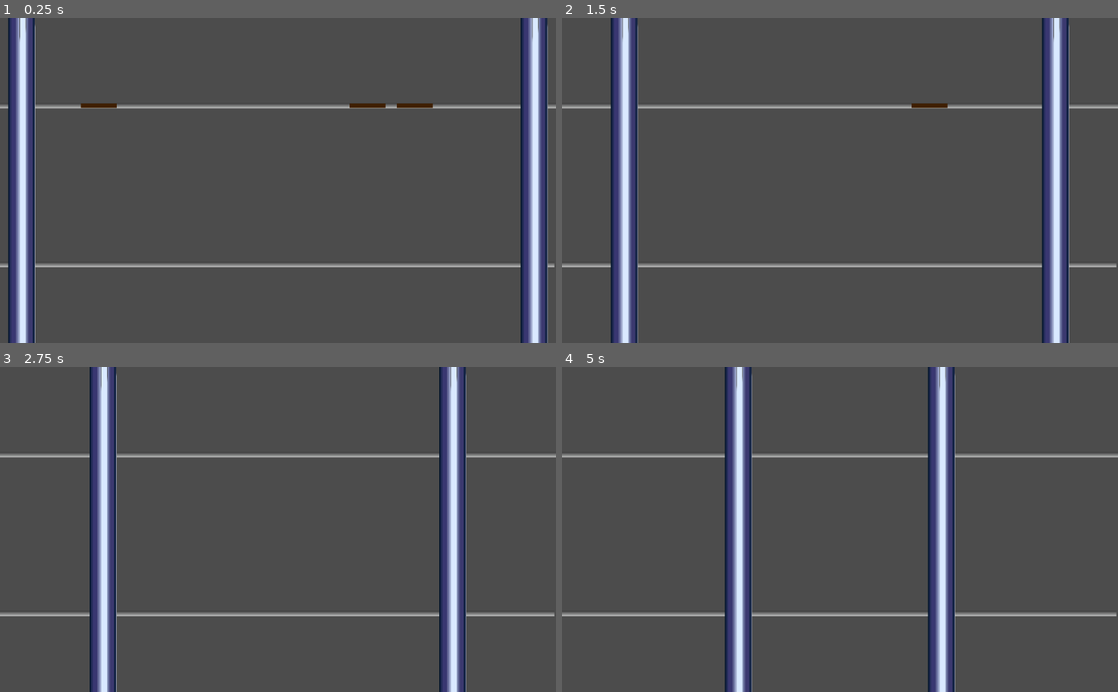
Above: before the commit, frames 1-4 (two rows, left to right).
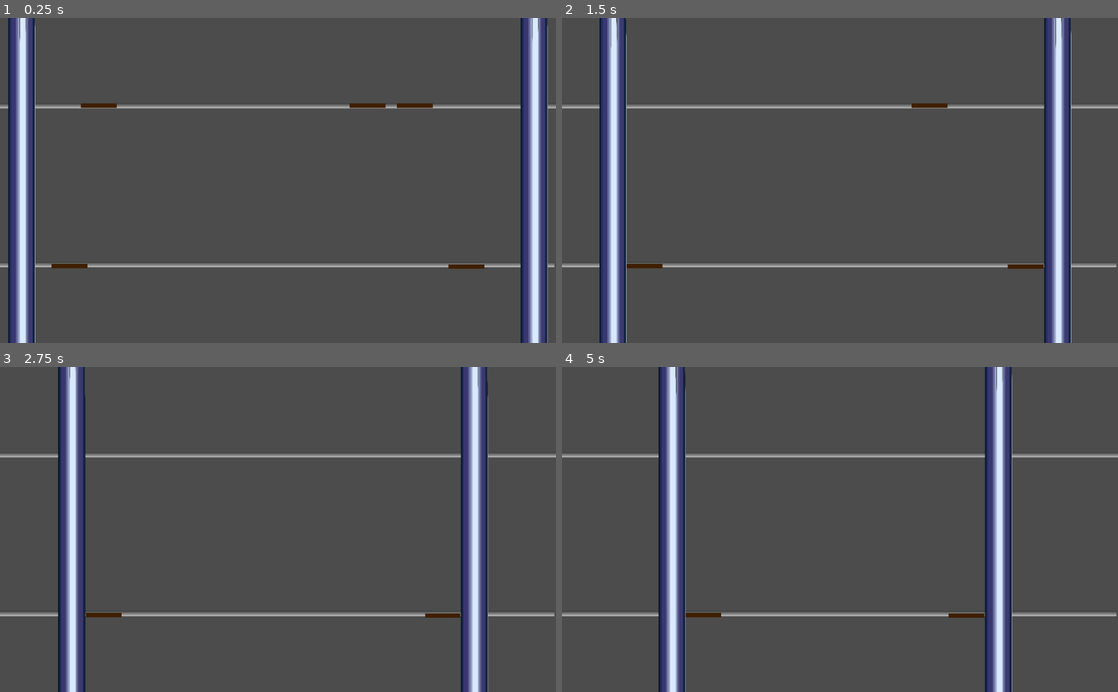
Above: after the commit, the same moments.

Repository: hgcummings/garbage-crusher
Game: Godot game, scene res://Main.tscn
The game is run twice, just before and just after one commit, with the same random seed, the same clock (stepped at 60 frames per second) and the same inputs. The engine's default icon, where the game draws it, is replaced by a stand-in: a white triangle on a blue panel in a dark square.
Inputs (mouse positions are in pixels of both pictures, inside the frame that each line leads up to):
- Up to frame 1 (0.25 s): no input
- Up to frame 2 (1.5 s): move the mouse to (662, 105) at 0.52 s; hold D 0.53-1.28 s; click (662, 105) at 0.67 s; move the mouse to (979, 105) at 1.27 s; hold S from 1.28 s (still down); click (979, 105) at 1.42 s
- Up to frame 3 (2.75 s): move the mouse to (366, 454) at 2.02 s; release S at 2.03 s; hold D from 2.03 s (still down); click (366, 454) at 2.17 s
- Up to frame 4 (5 s): move the mouse to (812, 594) at 2.77 s; release D at 2.78 s; hold W 2.78-3.53 s; click (812, 594) at 2.92 s; move the mouse to (1006, 578) at 3.52 s; hold A from 3.53 s (still down); move the mouse to (673, 480) at 4.27 s

The runs differ from the first frame. In frame 1, 0.2% of the frame differs, in the area x 9-88%, y 75-78%; in frame 2, 11%; in frame 3, 19%; in frame 4, 20%, in the area x 17-81%, y 0-100%.

Commit message:
Bug fix: sticks should only move when being pushed

Diff:
--- a/Main.tscn
+++ b/Main.tscn
@@ -32,3 +32,9 @@
 
 [node name="Stick3" parent="." instance=ExtResource( 4 )]
 position = Vector2( 677, 162 )
+
+[node name="Stick4" parent="." instance=ExtResource( 4 )]
+position = Vector2( 128, 458 )
+
+[node name="Stick5" parent="." instance=ExtResource( 4 )]
+position = Vector2( 859, 459 )
--- a/Stick.gd
+++ b/Stick.gd
@@ -1,21 +1,23 @@
 extends KinematicBody2D
 
 
-# Declare member variables here. Examples:
-# var a = 2
-# var b = "text"
-
 var velocity = Vector2(0,0)
+var rng = RandomNumberGenerator.new()
+var strength
+var is_bracing = false
 
 # Called when the node enters the scene tree for the first time.
 func _ready():
-	pass # Replace with function body.
+	rng.randomize()
+	strength = rng.randf_range(85, 115)
 
 
 func _physics_process(delta):
 	var collision = move_and_collide(velocity)
 	if collision:
 		velocity = collision.collider.impart(velocity)
+
+	velocity = Vector2.ZERO
 
 func impart(new_velocity):
 	if (velocity.x == 0):
@@ -24,7 +26,7 @@
 	return velocity
 
 
-
+# Debug functionality
 func _on_Stick_input_event(viewport, event, shape_idx):
 	if event is InputEventMouseButton:
 		self.queue_free()
--- a/Wall.gd
+++ b/Wall.gd
@@ -14,12 +14,12 @@
 	initial_velocity = Vector2(speed, 0)
 	velocity = initial_velocity
 
-func impart(new_velocity):
-	velocity = Vector2.ZERO
-	return velocity
-
 func _physics_process(delta):
 	velocity = initial_velocity
 	var collision = move_and_collide(velocity)
 	if collision:
 		collision.collider.impart(velocity)
+
+func impart(new_velocity):
+	velocity = Vector2.ZERO
+	return velocity
